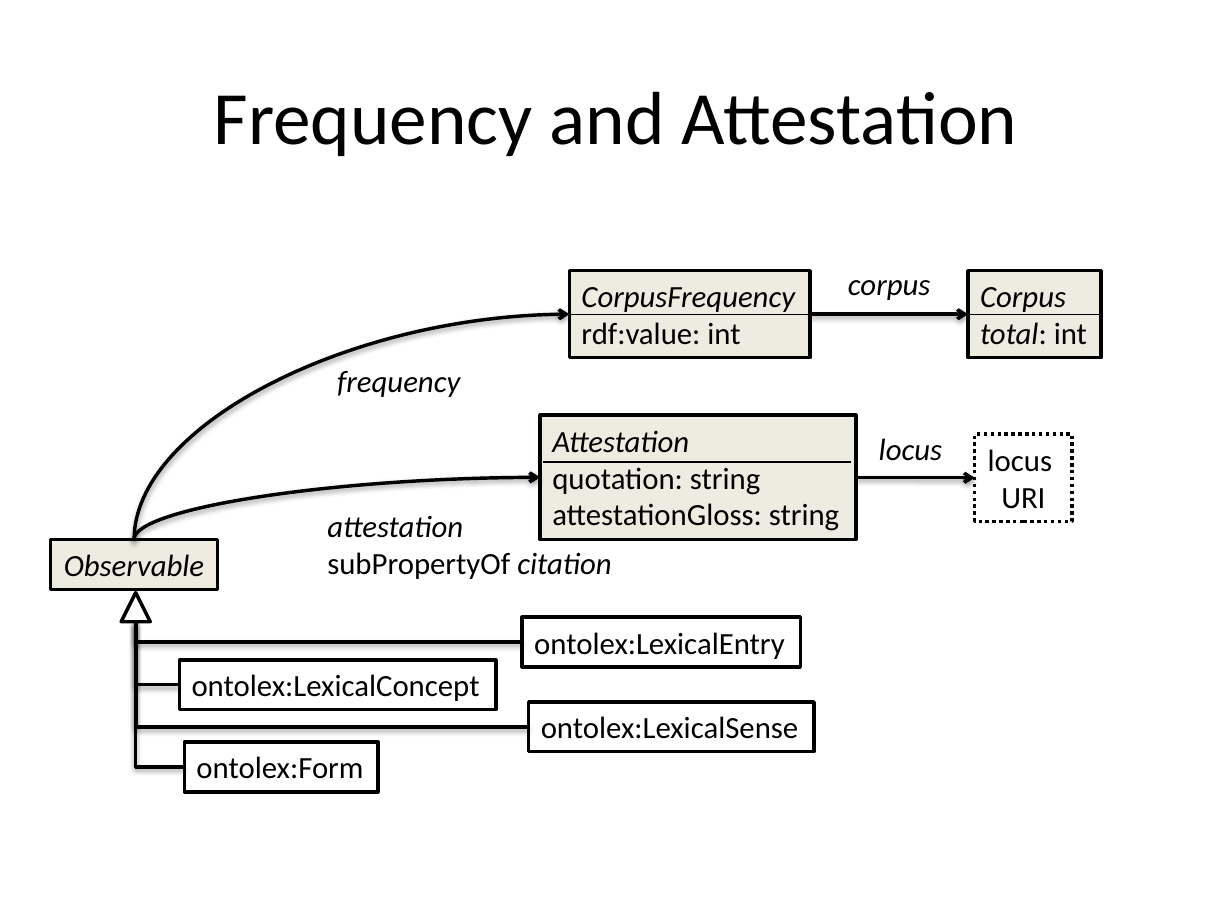
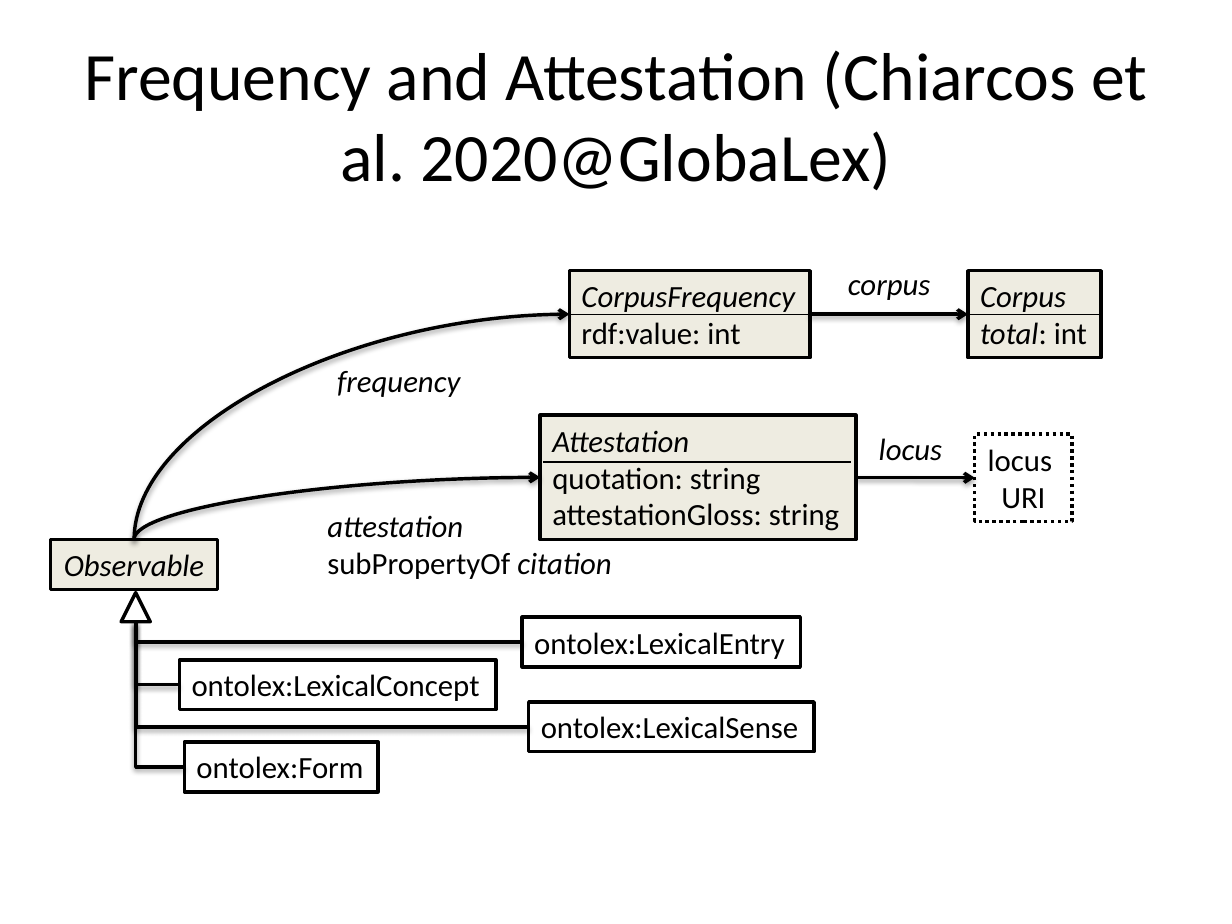
Before and after one commit to ontolex/frequency-attestation-corpus-information, a slide deck: slide 11 of img/source.pptx (slide 7 before the commit). Drawn at 1232x924 pixels with LibreOffice and Linux fonts; fonts in the diff are those of the drawing. Boxes give left, top, right and bottom in pixels: in the first picture for what was removed or moved away, otherwise in the second. Text is boxed around its words. In the diff, an @@ line names an element or a change of style, - is before the commit and + after.

```diff
--- a/img/source.pptx
+++ b/img/source.pptx
@@ title at (84,50,1147,191): text changed; size 44 to 39.6 pt @@
-Frequency and Attestation
+Frequency and Attestation (Chiarcos et al. 2020@GlobaLex)
```
Also in this commit, not shown: 1 other slide changed, 3 slides added.
